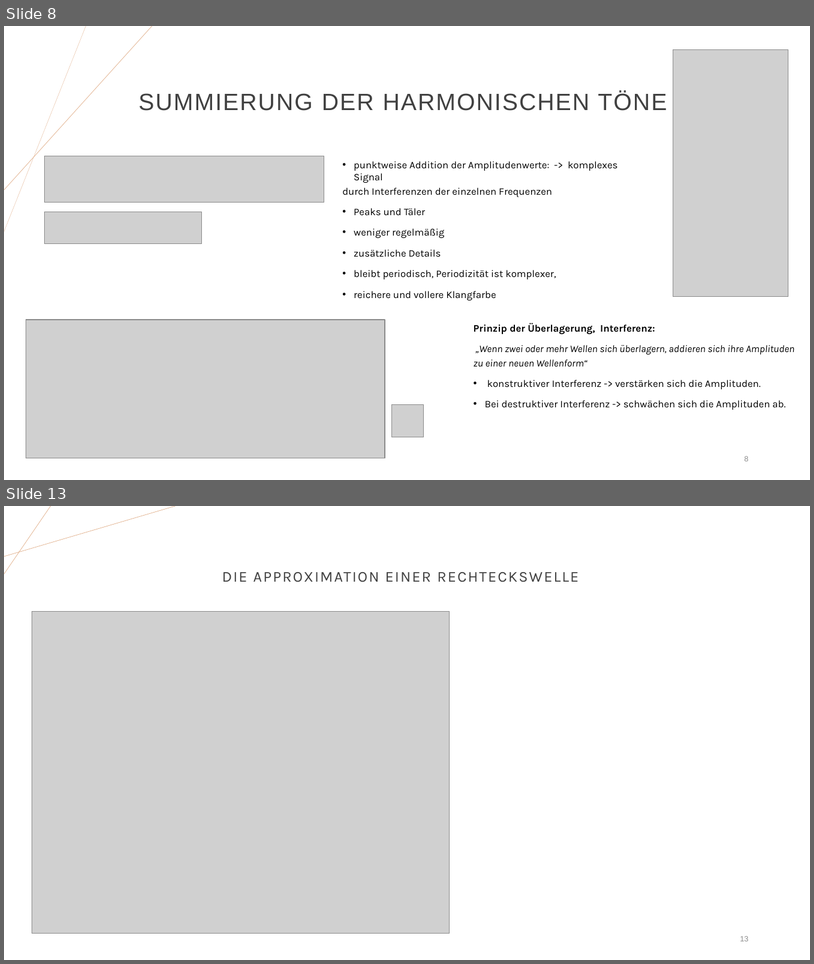
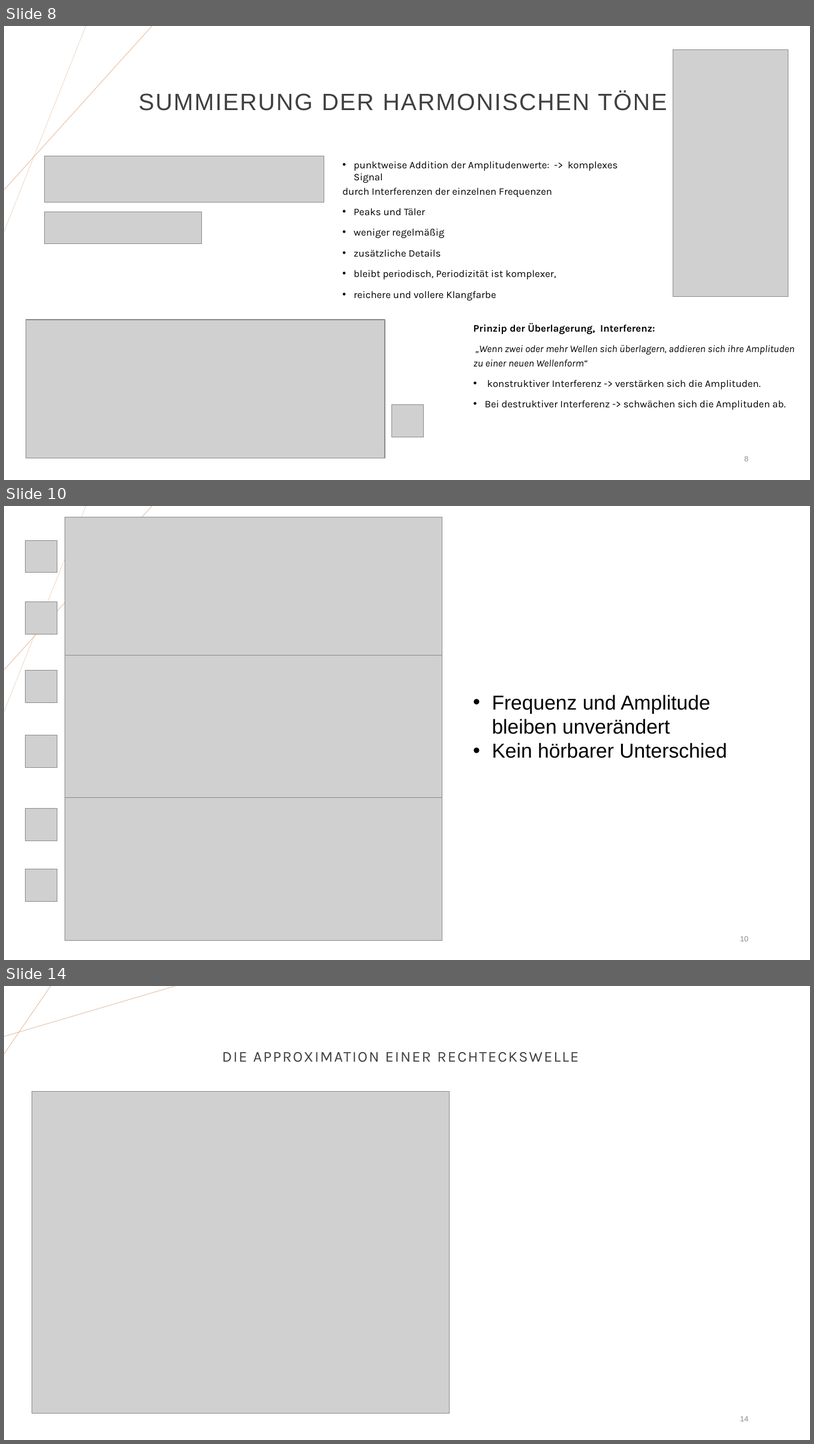
Before and after one commit to JoHoppe/LaborSprache, a slide deck: Digitale Sprachverarbeitung.pptx. Shown one above the other, each under a label of ours: slides 8 and 13 before the commit, slides 8, 10 and 14 after it; the slides between them are not shown. The pictures are 814x964 and 814x1444 pixels, drawn with LibreOffice and Linux fonts; fonts in the diff are those of the drawing; grey boxes stand for pictures. Boxes give left, top, right and bottom in pixels: in the first picture for what was removed or moved away, otherwise in the second. Text is boxed around its words. In the diff, an @@ line names an element or a change of style, - is before the commit and + after.

```diff
--- a/Digitale Sprachverarbeitung.pptx
+++ b/Digitale Sprachverarbeitung.pptx
@@ slide 10 added at bbox=[4, 506, 810, 960], background #FFFFFF; not listed: 2 template elements that a slide beside it also shows @@
@@ picture added at bbox=[65, 517, 443, 660] @@
@@ picture added at bbox=[25, 540, 57, 573] @@
@@ picture added at bbox=[25, 601, 57, 634] @@
@@ picture added at bbox=[65, 655, 443, 798] @@
@@ picture added at bbox=[25, 670, 57, 703] @@
@@ text added at bbox=[492, 694, 727, 758], 24 pt, text #000000 @@
+• Frequenz und Amplitude bleiben unverändert
+• Kein hörbarer Unterschied
@@ picture added at bbox=[25, 735, 57, 768] @@
@@ picture added at bbox=[25, 808, 57, 841] @@
@@ picture added at bbox=[65, 798, 443, 940] @@
@@ picture added at bbox=[25, 869, 57, 901] @@
@@ page number added at bbox=[740, 936, 749, 941], 9 pt, text #8C8C8C @@
+10
@@ what was slide 13 is now slide 14 @@
@@ page number at bbox=[740, 1416, 749, 1421]: text changed @@
-13
+14
```
Also in this commit, not shown: 1 slide changed, 3 other slides added, 3 slides removed, 2 other files.
